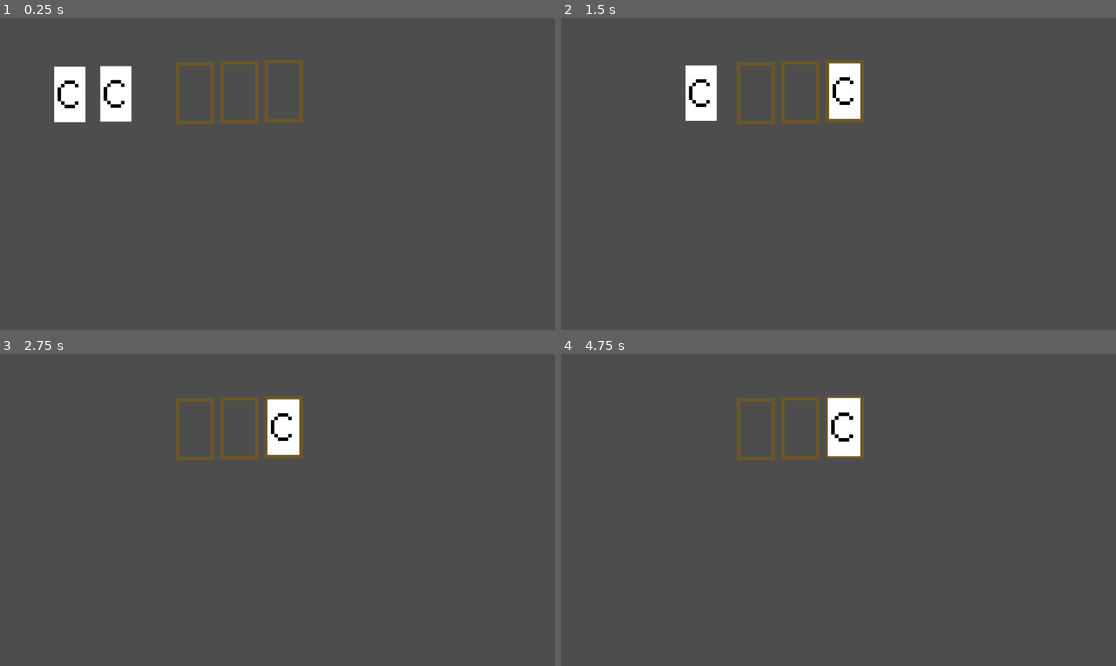
Above: before the commit, frames 1-4 (two rows, left to right).
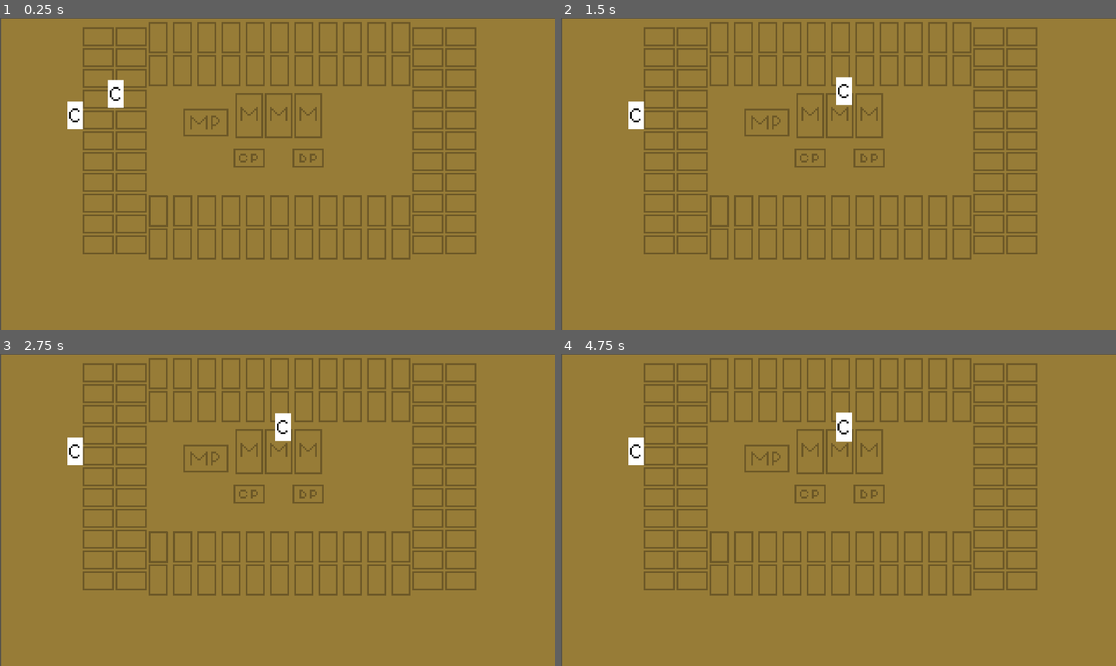
Above: after the commit, the same moments.

Repository: AlexBaam/Bachelors_Degree_HereToSlay
Game: Godot game, scene res://Scenes/Main.tscn
The game is run twice, just before and just after one commit, with the same random seed, the same clock (stepped at 60 frames per second) and the same inputs.
Inputs (mouse positions are in pixels of both pictures, inside the frame that each line leads up to):
- Up to frame 1 (0.25 s): no input
- Up to frame 2 (1.5 s): tap Enter at 0.5 s; drag from (677, 92) to (844, 89) at 0.52 s; drag from (633, 92) to (844, 89) at 1.27 s
- Up to frame 3 (2.75 s): move the mouse to (333, 441) at 2.02 s; click (333, 441) at 2.17 s
- Up to frame 4 (4.75 s): tap Space at 2.75, 4.25 s; drag from (810, 572) to (844, 425) at 2.77 s; tap Enter at 3.5 s; move the mouse to (1005, 556) at 3.52 s; click (1005, 556) at 3.67 s; drag from (672, 463) to (844, 425) at 4.27 s

The runs differ from the first frame. In frame 1, 99% of the frame differs, in the area x 0-100%, y 0-100%; in frame 2, 99%; in frame 3, 99%; in frame 4, 99%.

Commit message:
Scale fixing

Diff:
--- a/Scenes/Card.tscn
+++ b/Scenes/Card.tscn
@@ -4,7 +4,7 @@
 [ext_resource type="Texture2D" uid="uid://dfe5h7w55jkp0" path="res://Textures/Card.png" id="1_pnb5n"]
 
 [sub_resource type="RectangleShape2D" id="RectangleShape2D_3p273"]
-size = Vector2(108, 192)
+size = Vector2(54, 97)
 
 [node name="Card" type="Node2D" unique_id=1524001771]
 script = ExtResource("1_3p273")
@@ -15,6 +15,7 @@
 [node name="Area2D" type="Area2D" parent="." unique_id=1025349870]
 
 [node name="CollisionShape2D" type="CollisionShape2D" parent="Area2D" unique_id=1456164049]
+position = Vector2(0, 0.5)
 shape = SubResource("RectangleShape2D_3p273")
 
 [connection signal="mouse_entered" from="Area2D" to="." method="_on_area_2d_mouse_entered"]
--- a/Scenes/Main.tscn
+++ b/Scenes/Main.tscn
@@ -3,6 +3,7 @@
 [ext_resource type="Script" uid="uid://co701idtmni5j" path="res://Scripts/card_manager.gd" id="1_idj7w"]
 [ext_resource type="PackedScene" uid="uid://dnch7iy0wcifv" path="res://Scenes/Card.tscn" id="1_r150o"]
 [ext_resource type="PackedScene" uid="uid://6lgx3sg0cb5l" path="res://Scenes/Slot.tscn" id="3_kln2b"]
+[ext_resource type="Texture2D" uid="uid://b3vmnk4feq8qn" path="res://Textures/background.png" id="4_rgh2o"]
 
 [node name="Main" type="Node2D" unique_id=2113043468]
 position = Vector2(-3, 0)
@@ -14,13 +15,19 @@
 position = Vector2(404, 263)
 
 [node name="Card2" parent="CardManager" unique_id=698816937 instance=ExtResource("1_r150o")]
-position = Vector2(244, 264)
+position = Vector2(263, 337)
 
 [node name="Slot3" parent="." unique_id=1269968676 instance=ExtResource("3_kln2b")]
-position = Vector2(985, 253)
+position = Vector2(718, 668)
 
 [node name="Slot" parent="." unique_id=777131751 instance=ExtResource("3_kln2b")]
-position = Vector2(678, 261)
+position = Vector2(551, 669)
 
 [node name="Slot2" parent="." unique_id=1677192425 instance=ExtResource("3_kln2b")]
-position = Vector2(831, 257)
+position = Vector2(635, 668)
+
+[node name="Sprite2D" type="Sprite2D" parent="." unique_id=1067400795]
+z_index = -4096
+position = Vector2(967, 542)
+texture = ExtResource("4_rgh2o")
+metadata/_edit_lock_ = true
--- a/Scenes/Slot.tscn
+++ b/Scenes/Slot.tscn
@@ -4,7 +4,7 @@
 [ext_resource type="Texture2D" uid="uid://scalydaq17nx" path="res://Textures/CardSlotVertical.png" id="1_luhj6"]
 
 [sub_resource type="RectangleShape2D" id="RectangleShape2D_12ej0"]
-size = Vector2(130, 214)
+size = Vector2(68, 109)
 
 [node name="Slot" type="Node2D" unique_id=1269968676]
 script = ExtResource("1_4h18v")
@@ -17,4 +17,5 @@
 collision_mask = 2
 
 [node name="CollisionShape2D" type="CollisionShape2D" parent="Area2D" unique_id=1355243781]
+position = Vector2(-1, -0.5)
 shape = SubResource("RectangleShape2D_12ej0")
Binary file changed: Textures/Card.png
Binary file changed: Textures/CardSlotVertical.png
